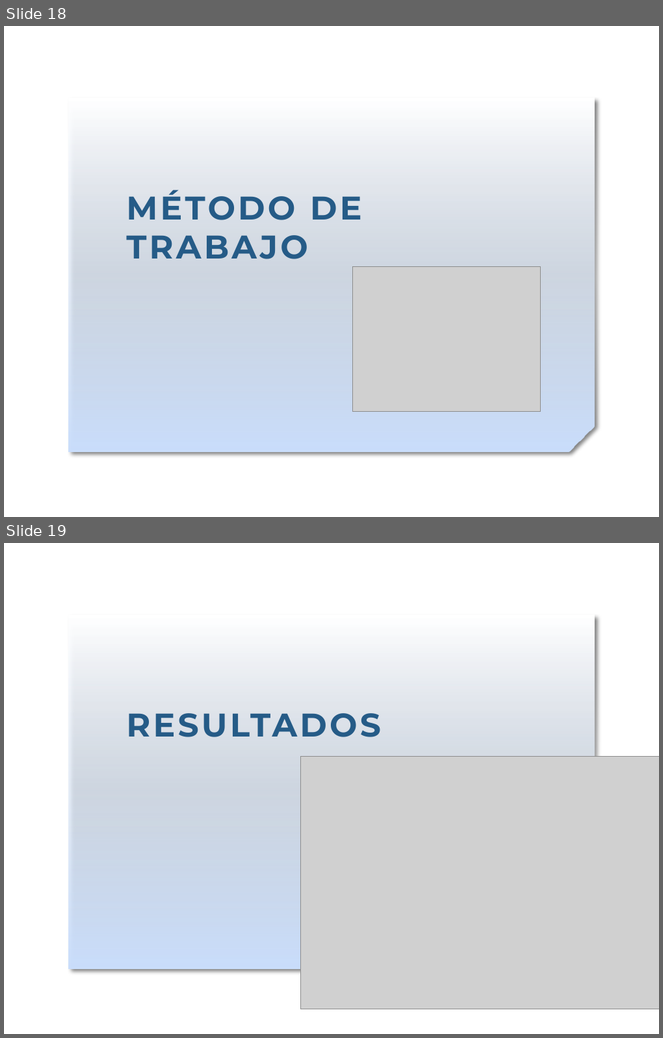
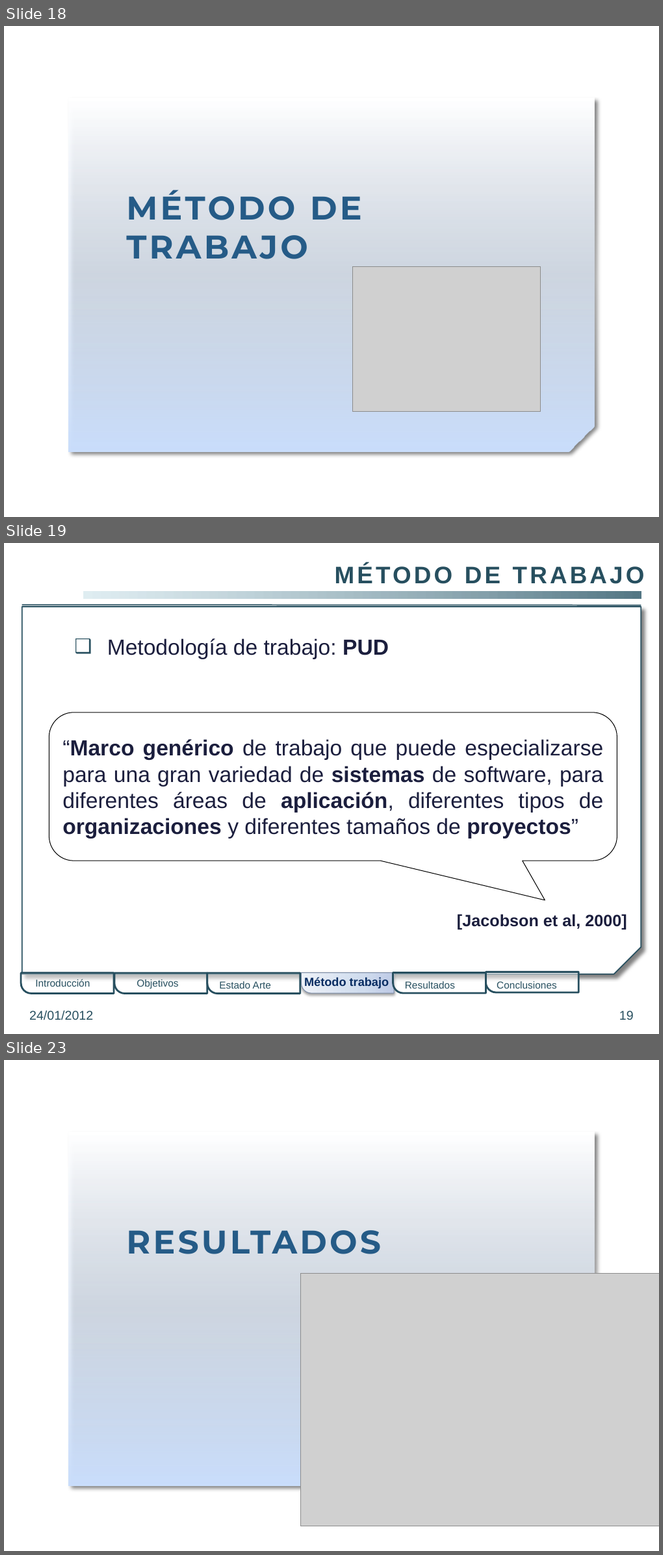
Before and after one commit to gangadhar001/repo-pfc, a slide deck: PFC/Presentacion/PresentacionPFC.pptx. Shown one above the other, each under a label of ours: slides 18 and 19 before the commit, slides 18, 19 and 23 after it; the slides between them are not shown. The pictures are 663x1038 and 663x1555 pixels, drawn with LibreOffice and Linux fonts; fonts in the diff are those of the drawing; grey boxes stand for pictures; background and template pictures are left out. Boxes give left, top, right and bottom in pixels: in the first picture for what was removed or moved away, otherwise in the second. Text is boxed around its words. In the diff, an @@ line names an element or a change of style, - is before the commit and + after.

Commit message:
- Presentación: escrita introduccion, objetivos y estado del arte

```diff
--- a/PFC/Presentacion/PresentacionPFC.pptx
+++ b/PFC/Presentacion/PresentacionPFC.pptx
@@ slide 19 added at (4, 543, 659, 1034), background picture (left out) @@
@@ rectangle added at (84, 592, 641, 599), fill gradient #D0E5EC to #547785 @@
@@ snip rect added at (22, 607, 642, 974), fill #FFFFFF, outline #274F5F 1.25 pt @@
@@ line added from (22, 605) to (641, 605), #274F5F 1.25 pt @@
@@ text added at (107, 639, 389, 659), 24 pt, text #1B1E3E @@
+❑ Metodología de trabajo: PUD
@@ rounded speech box added at (50, 713, 617, 861), fill #FFFFFF, outline #000000 0.75 pt, 24 pt, text #1B1E3E @@
+“Marco genérico de trabajo que puede especializarse para una gran variedad de sistemas de software, para diferentes áreas de aplicación, diferentes tipos de organizaciones y diferentes tamaños de proyectos”
@@ text added at (243, 739, 343, 760), 26.3 pt, text #274F5F, bold @@
+MÉTODO DE TRABAJO
@@ text added at (457, 914, 627, 930), 18 pt, text #1B1E3E, bold @@
+[Jacobson et al, 2000]
@@ round rect added at (21, 973, 114, 993), fill #FFFFFF at 50% opacity, outline #274F5F 2 pt @@
@@ text added at (35, 979, 90, 987), 11 pt, text #274F5F @@
+Introducción
@@ round rect added at (114, 974, 207, 994), fill #FFFFFF at 50% opacity, outline #274F5F 2 pt @@
@@ text added at (137, 979, 178, 989), 11 pt, text #274F5F @@
+Objetivos
@@ round rect added at (207, 974, 300, 994), fill #FFFFFF at 50% opacity, outline #274F5F 2 pt @@
@@ text added at (219, 982, 271, 989), 11 pt, text #274F5F @@
+Estado Arte
@@ round rect added at (301, 973, 394, 993), fill gradient #BFCDE7 to #D2DBED to #EDF1F9, outline #7B8CA6 0.75 pt @@
@@ text added at (304, 977, 389, 989), 13 pt, text #072C62, bold @@
+Método trabajo
@@ round rect added at (393, 973, 486, 993), fill #FFFFFF at 50% opacity, outline #274F5F 2 pt @@
@@ text added at (405, 982, 455, 989), 11 pt, text #274F5F @@
+Resultados
@@ round rect added at (486, 973, 579, 993), fill #FFFFFF at 50% opacity, outline #274F5F 2 pt @@
@@ text added at (497, 982, 557, 989), 11 pt, text #274F5F @@
+Conclusiones
@@ text added at (29, 1010, 93, 1021), 14 pt, text #274F5F @@
+24/01/2012
@@ page number added at (620, 1011, 634, 1020), 14 pt, text #274F5F @@
+19
@@ what was slide 19 is now slide 23 @@
```
Also in this commit, not shown: 13 slides changed, 3 other slides added.
